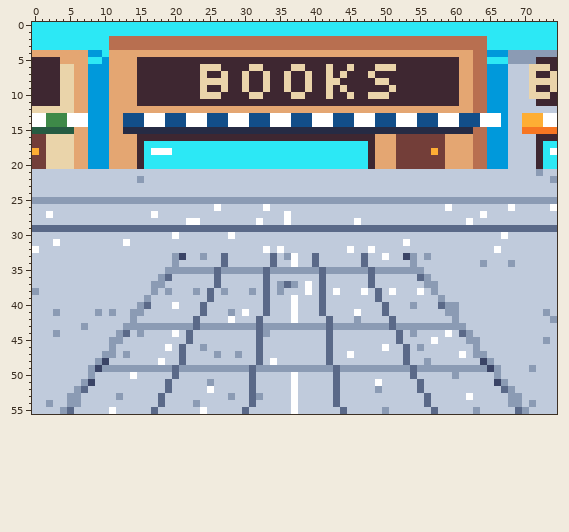
Pixel-art file: art/cards/card-zone-sniff-street-shops.aseprite. The picture above was drawn from the file before the commit.
75x56 pixels, 1 frame.
After the commit:
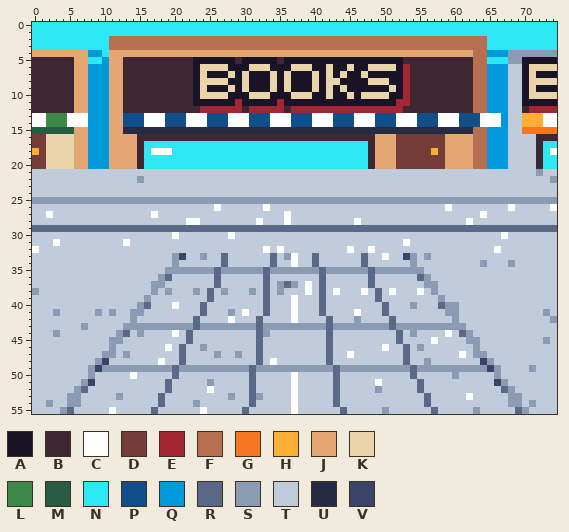
Palette (. is transparent): A #181425  B #3e2731  C #ffffff  D #733e39  E #a22633  F #b86f50  G #f77622  H #feae34  J #e4a672  K #ead4aa  L #3e8948  M #265c42  N #2ce8f5  P #124e89  Q #0099db  R #5a6988  S #8b9bb4  T #c0cbdc  U #262b44  V #3a4466
Diff:
@@ x 0..74 @@
  4 JJJJJJJJQQNJJJJJJJJJJJJJJJJJJJJJJJJJJJJJJJJJJJJJJJJJJJJJJJJJJJJFFQQQSSSSSSS
- 5 BBBBJJJJNNQJJJJBBBBBBBBBBBBBBBBBBBBBBBBBBBBBBBBBBBBBBBBBBBBBBJJFFNNNSSSSBBB
- 6 BBBBKKJJQQQJJJJBBBBBBBBBKKKBBBBKKBBBBKKBBBKBBKBBBKKKBBBBBBBBBJJFFQQQTTTKKKB
- 7 BBBBKKJJQQQJJJJBBBBBBBBBKBBKBBKBBKBBKBBKBBKBKBBBKBBBBBBBBBBBBJJFFQQQTTTKBBK
- 8 BBBBKKJJQQQJJJJBBBBBBBBBKKKKBBKBBKBBKBBKBBKKBBBBBKKBBBBBBBBBBJJFFQQQTTTKKKK
- 9 BBBBKKJJQQQJJJJBBBBBBBBBKBBKBBKBBKBBKBBKBBKBKBBBBBBKBBBBBBBBBJJFFQQQTTTKBBK
-10 BBBBKKJJQQQJJJJBBBBBBBBBKKKBBBBKKBBBBKKBBBKBBKBBKKKBBBBBBBBBBJJFFQQQTTTKKKB
-11 BBBBKKJJQQQJJJJBBBBBBBBBBBBBBBBBBBBBBBBBBBBBBBBBBBBBBBBBBBBBBJJFFQQQTTTTBBB
-12 KKKKKKJJQQQJJJJJJJJJJJJJJJJJJJJJJJJJJJJJJJJJJJJJJJJJJJJJJJJJJJJFFQQQTTTTTTT
+ 5 BBBBBBJJNNQJJBBBBBBBBBBAAAAAABAAAAABAAAAAAAAAAAAAAAAABBBBBBBBBBFFNNNSSAAAAA
+ 6 BBBBBBJJQQQJJBBBBBBBBBBAKKKKAAAKKKAAAKKKAAKAAKAAKKKKAEBBBBBBBBBFFQQQTTAKKKK
+ 7 BBBBBBJJQQQJJBBBBBBBBBBAKAAAKAKAAAKAKAAAKAKAKAAKAAAAAEBBBBBBBBBFFQQQTTAKAAA
+ 8 BBBBBBJJQQQJJBBBBBBBBBBAKKKKAAKAAAKAKAAAKAKKAAAAKKKAAEBBBBBBBBBFFQQQTTAKKKK
+ 9 BBBBBBJJQQQJJBBBBBBBBBBAKAAAKAKAAAKAKAAAKAKAKAAAAAAKAEBBBBBBBBBFFQQQTTAKAAA
+10 BBBBBBJJQQQJJBBBBBBBBBBAKKKKAAAKKKAAAKKKAAKAAKAKKKKAAEBBBBBBBBBFFQQQTTAKKKK
+11 BBBBBBJJQQQJJBBBBBBBBBBAAAAAAEAAAAAEAAAAAAAAAAAAAAAAEEBBBBBBBBBFFQQQTTAAAAA
+12 BBBBBBJJQQQJJBBBBBBBBBBBEEEEEEBEEEEEBEEEEEEEEEEEEEEEEBBBBBBBBBBFFQQQTTBEEEE
 13 CCLLLCCCQQQJJPPPCCCPPPCCCPPPCCCPPPCCCPPPCCCPPPCCCPPPCCCPPPCCCPPPCCCQTTHHHCC
Pixel boxes of the changes (left, top, right, bottom) in both pictures:
changed: (32, 57, 74, 113)
changed: (123, 57, 473, 113)
changed: (522, 57, 557, 113)
